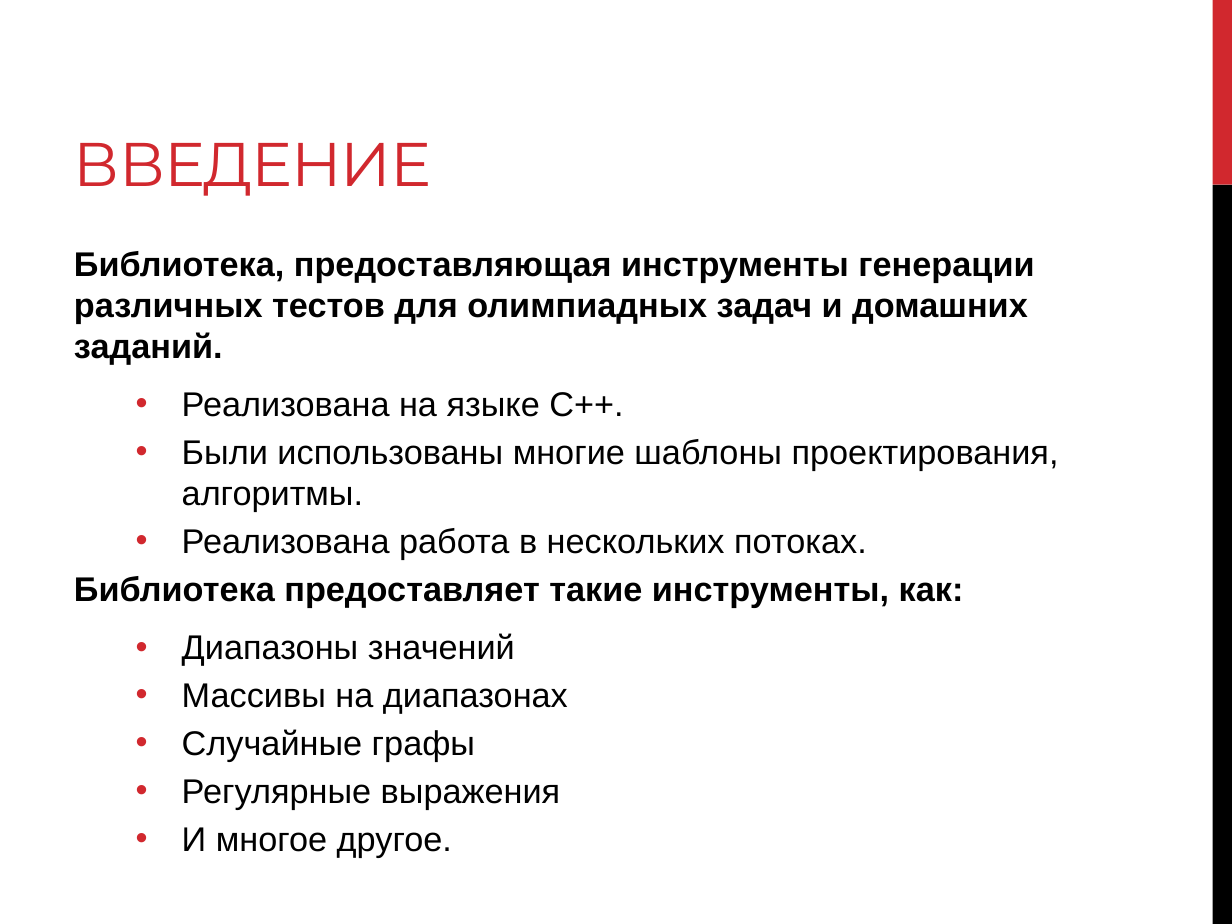
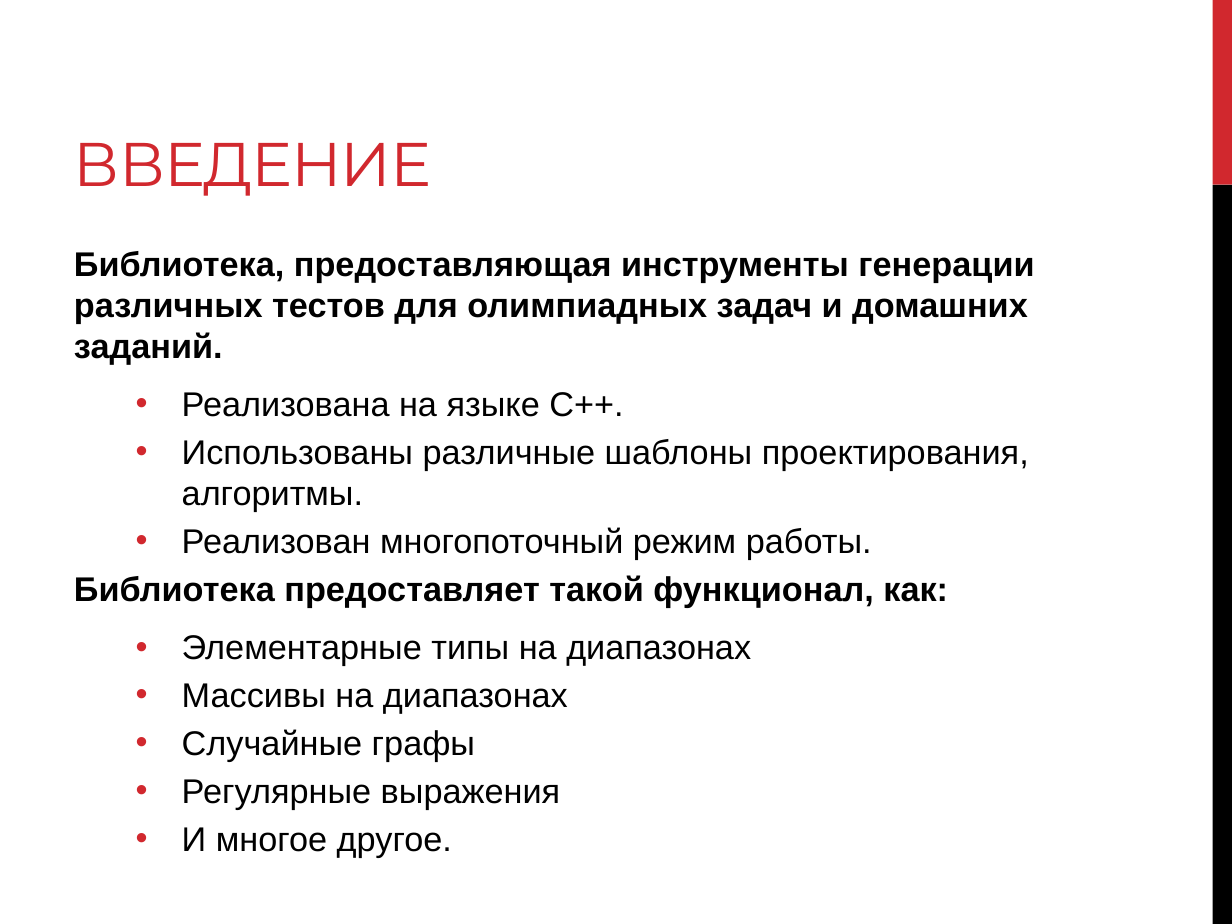
Before and after one commit to levonoganesyan/TestMaker, a slide deck: slide 2 of diploma_work_materials/Diploma_slides.pptx. Drawn at 1232x924 pixels with LibreOffice and Linux fonts; fonts in the diff are those of the drawing. Boxes give left, top, right and bottom in pixels: in the first picture for what was removed or moved away, otherwise in the second. Text is boxed around its words. In the diff, an @@ line names an element or a change of style, - is before the commit and + after.

```diff
--- a/diploma_work_materials/Diploma_slides.pptx
+++ b/diploma_work_materials/Diploma_slides.pptx
@@ text at [74,439,1029,666]: text changed @@
-  • Были использованы многие шаблоны проектирования, алгоритмы.
-  • Реализована работа в нескольких потоках.
-Библиотека предоставляет такие инструменты, как:
-  • Диапазоны значений
+  • Использованы различные шаблоны проектирования, алгоритмы.
+  • Реализован многопоточный режим работы.
+Библиотека предоставляет такой функционал, как:
+  • Элементарные типы на диапазонах
```
Also in this commit, not shown: 14 other slides changed.
